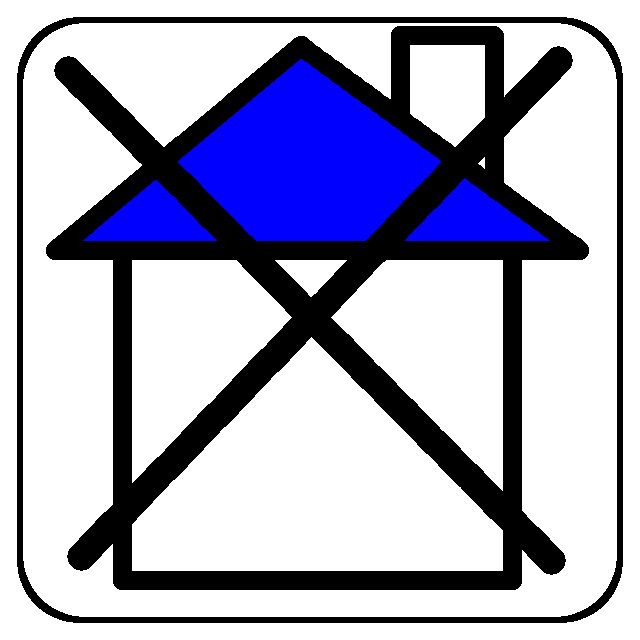
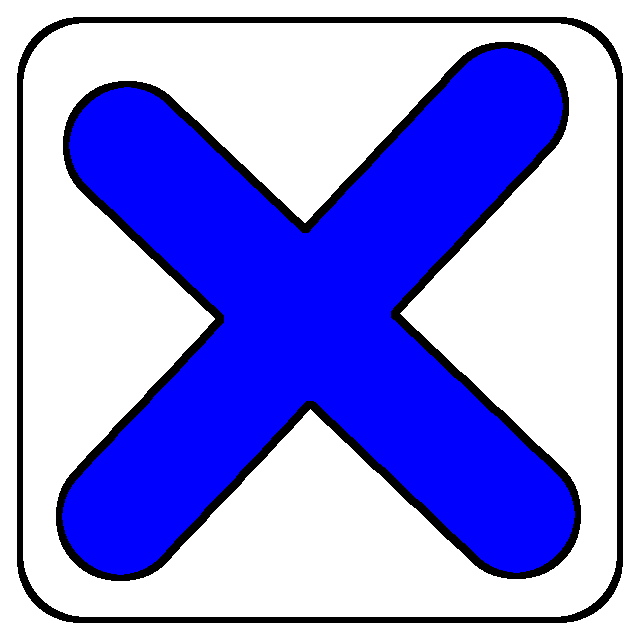
Layers edited between the first and the second 640px x 640px image:
removed layer "レイヤー" over [54, 46, 573, 575]
added layer "BlueRemove" above "RedRemove" over [46, 26, 589, 590]
added layer "RedRemove" above "BlueHouse" over [46, 26, 589, 590]
